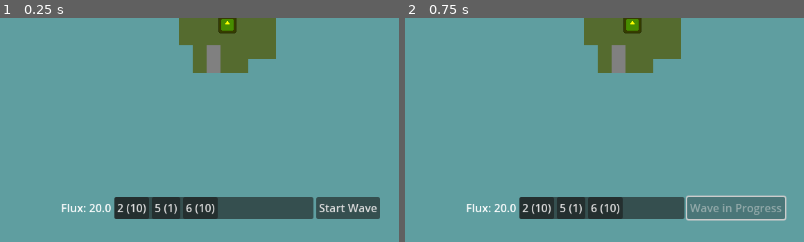
Above: before the commit, frames 1-2 (left to right).
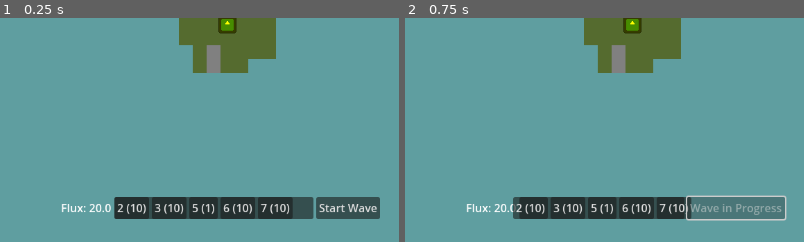
Above: after the commit, the same moments.

Repository: inf-35/tower-defense
Game: Godot game, scene res://island.tscn
Two runs of this game, one before a commit and one after it. Both use one fixed random seed, a clock stepped at 60 frames per second and the inputs below. The engine's default icon, where the game draws it, is replaced by a stand-in: a white triangle on a blue panel in a dark square.
Inputs:
- Up to frame 1 (0.25 s): no input
- Up to frame 2 (0.75 s): click "Start Wave" at 0.5 s
The pictures show only the part of the screen within x 22-72%, y 50-100%; the shares and areas given below are measured in that part.

The runs differ from the first frame. In frame 1, 1.9% of the frame differs, in the area x 38-74%, y 79-90%; in frame 2, 2.2%, in the area x 27-72%, y 79-90%.

Commit message:
implemented effect scheduling

Diff:
--- a/Data/Effects/_catalyst.gd
+++ b/Data/Effects/_catalyst.gd
@@ -2,7 +2,7 @@
 class_name CatalystEffect
 
 @export var params: Dictionary = {
-	"hooks": [], #array of vector2i adjacencies/hooks, where neighbouring towers can slot into
+	"hooks": [], #array of relative vector2i offsets, where neighbouring towers can slot into
 }
 
 var state: Dictionary = {
@@ -26,14 +26,22 @@
 		push_error("received wrong adjacency report. pivot:  ", adjacency_data.pivot, " received by: ", instance.host)
 		return
 
-	var hooks: Array[Vector2i] = instance.params.hooks as Array[Vector2i]
-	var catalyst_effects: Dictionary[Tower, Array] = instance.state.catalyst_effects as Dictionary[Tower, Array]
-	var adjacent_towers: Array[Tower] = adjacency_data.adjacent_towers.values()
+	var hooks: Array[Vector2i]; hooks.assign(instance.params.hooks)
+	var catalyst_effects: Dictionary = instance.state.catalyst_effects #Dictionary[Tower, Array[EffectPrototype]]
+	var adjacencies: Dictionary[Vector2i, Tower] = adjacency_data.adjacent_towers
+	var hooked_towers: Array[Tower] = [] #stores towers which are located on "hook" tiles.
 
 	var element_list: Dictionary[Towers.Element, int] = {}
-	for tower: Tower in adjacent_towers:
+	for adjacency: Vector2i in adjacencies:
+		if not hooks.has(adjacency): #filter out adjacencies that are not hooks
+			continue
+
+		var tower: Tower = adjacencies[adjacency]
+		hooked_towers.append(tower) #add tower to the list of towers concerned (see line 63)
+
 		var element: Towers.Element = Towers.get_tower_element(tower.type)
-		if not element_list.has(element):
+
+		if not element_list.has(element): #create element lit, see catalyst_recipes
 			element_list[element] = 1
 		else:
 			element_list[element] += 1
@@ -44,18 +52,25 @@
 		return
 
 	var recipe: CatalystRecipes.CatalystRecipe = result as CatalystRecipes.CatalystRecipe
+
 	if instance.state.current_recipe == recipe:
 		return #no change in recipe
 	else:
 		instance.state.current_recipe = recipe
 	#clear existing effects
 	for affected_tower: Tower in catalyst_effects:
-		for effect_instance: EffectInstance in catalyst_effects[affected_tower]:
-			affected_tower.remove_effect(effect_instance.effect_prototype)
+		for effect_prototype: EffectPrototype in catalyst_effects[affected_tower]:
+			affected_tower.remove_effect(effect_prototype)
 	#add new effects
-	for adjacent_tower: Tower in adjacent_towers:
+	for adjacent_tower: Tower in hooked_towers:
 		var adjacent_tower_element: Towers.Element = Towers.get_tower_element(adjacent_tower.type)
 		if not recipe.effects.has(adjacent_tower_element): #adjacent tower's element does not fall under any effect
 			continue
 
-		adjacent_tower.apply_effect(recipe.effects[adjacent_tower_element])
+		var effect_to_apply: EffectPrototype = recipe.effects[adjacent_tower_element]
+		adjacent_tower.apply_effect(effect_to_apply)
+
+		if not catalyst_effects.has(adjacent_tower): #record this new effect down under the affected tower
+			catalyst_effects[adjacent_tower] = effect_to_apply
+		else:
+			catalyst_effects[adjacent_tower].append(effect_to_apply)
--- /dev/null
+++ b/Data/Effects/_on_attack_debug.gd
@@ -0,0 +1,21 @@
+extends EffectPrototype
+class_name AttackDebugEffect
+
+@export var params: Dictionary = {
+	"message": "pew pew!",
+}
+
+var state: Dictionary = {
+	"counter" = 0
+}
+
+func _handle_event(instance: EffectInstance, event : GameEvent):
+	if event.event_type != GameEvent.EventType.HIT_DEALT:
+		return
+
+	assert(instance.params.has("message") and instance.state.has("counter"))
+
+	var hit_data: HitReportData = event.data as HitReportData
+
+	print(instance.params.message," ",instance.state.counter)
+	instance.state.counter += 1
--- a/Data/effect_instance.gd
+++ b/Data/effect_instance.gd
@@ -16,8 +16,9 @@
 		#if stack <= 0:
 			#free()
 
+var params: Dictionary = {} #for input parameters
+var state: Dictionary = {} #for internal state variables
 
-var params: Dictionary = {}
 const GLOBAL_RECURSION_LIMIT: int = 0 #limit for effect recursion; see Unit effect parsing
 
 var host: Unit #to which unit does this effect apply onto
@@ -35,10 +36,8 @@
 
 	host = _host
 	effect_prototype.attach_handler.call(self)
-	host.on_event.connect(_handle_event_unfiltered)
 
-
-func _handle_event_unfiltered(event: GameEvent) -> void:
+func handle_event_unfiltered(event: GameEvent) -> void: #called by Unit in setup_event_bus
 	if not is_instance_valid(host): #reject if host is dead
 		return
 
--- a/Data/effect_prototype.gd
+++ b/Data/effect_prototype.gd
@@ -7,8 +7,17 @@
 var event_hooks: Array[GameEvent.EventType] #just for information, the event hooks can be found in per-handler behaviour
 var duration: float = -1.0 #negative = permanent
 
-#neat container for arbitrary params
-#@export params: Dictionary = {} (please find in sub-classes)
+#data containers
+#@export abstract var params: Dictionary = {} #used for input params. should be exported to inspector.
+#abstract var state: Dictionary = {} #used for internal state variables. should not be exposed.
+
+enum Schedule { #schedule categories, used to enforce determinstic ordering of effects
+	MULTIPLICATIVE,
+	ADDITIVE,
+	REACTIVE,
+}
+
+@export var schedule: Schedule = Schedule.REACTIVE #NOTE: schedule is a purely effect_prototype-handled variable
 
 #inject handler functions into EffectInstance
 var attach_handler: Callable = _handle_attach
@@ -29,14 +38,16 @@
 	pass #override in sub-classes
 
 func create_instance() -> EffectInstance:
-	assert("params" in self) #ensure that the subclass has the variable params
-	assert("state" in self) #ensure that the subclass has the variable state
+	assert("params" in self) #ensure that the subclass has parameters
+	assert("state" in self) #ensure that the subclass has state
 
 	var effect_instance := EffectInstance.new()
 	effect_instance.effect_type = effect_type
 	effect_instance.event_hooks = event_hooks
 	effect_instance.duration = duration
 	effect_instance.effect_prototype = self as EffectPrototype
-	effect_instance.params = self.params
+
+	effect_instance.params = self.params.duplicate(true)
+	effect_instance.state = self.state.duplicate(true)
 
 	return effect_instance
--- a/Indexes/catalyst_recipes.gd
+++ b/Indexes/catalyst_recipes.gd
@@ -32,12 +32,16 @@
 var catalyst_recipes: Array[CatalystRecipe] = [
 	CatalystRecipe.new(
 		{Towers.Element.KINETIC: 1},
+		{},
+	),
+	CatalystRecipe.new(
+		{Towers.Element.KINETIC: 2},
 		{}
 	)
 ]
 
 static func get_element_count(element_list: Dictionary[Towers.Element, int]) -> int:
-	var counter: int = 0
+	var counter: int = 0 #count the number of components in a element list.
 	for element_stack: int in element_list.values():
 		counter += element_stack
 	return counter
@@ -47,9 +51,15 @@
 	var record_length: int = 0
 	var element_count: int = get_element_count(element_list)
 
+	if element_count == 0: #early return for empty lists
+		return
+
 	for recipe: CatalystRecipe in catalyst_recipes:
 		var recipe_element_count: int = recipe.get_element_count()
 		if element_count < recipe_element_count: #ignore recipes which take more elements than we have
+			continue
+
+		if recipe_element_count < record_length: #ignore recipes which are less relevant anyways
 			continue
 
 		var sufficient: bool = recipe.check_sufficiency_with(element_list)
--- a/Singletons/player.gd
+++ b/Singletons/player.gd
@@ -41,6 +41,8 @@
 		blueprints.append_array([
 			Blueprint.new(Towers.Type.TURRET),
 			Blueprint.new(Towers.Type.PALISADE),
+			Blueprint.new(Towers.Type.CATALYST),
+			Blueprint.new(Towers.Type.FROST_TOWER),
 		])
 	add_blueprint(Blueprint.new(Towers.Type.BLUEPRINT_HARVESTER))
 
--- a/Singletons/towers.gd
+++ b/Singletons/towers.gd
@@ -75,13 +75,13 @@
 		preload("res://Units/Towers/catalyst/catalyst.tscn"),
 		Element.ARCANE,
 		2,
-		10.0,
+		1.0, #TODO: make sure you change this to 10.0
 	)
 }
 
 var tower_prototypes: Dictionary[Type, Tower] = {} #prototypical towers created and stored as reference
 
-func get_tower_stat(tower_type: Type, attr: Attributes.id):
+func get_tower_stat(tower_type: Type, attr: Attributes.id): #gets a tower's stat based off an unmodified prototype
 	if not tower_prototypes.has(tower_type): #if no prototype
 		tower_prototypes[tower_type] = create_tower(tower_type) #create prototypical tower
 
--- a/UnitComponents/modifiers_component.gd
+++ b/UnitComponents/modifiers_component.gd
@@ -70,22 +70,22 @@
 	var product_mult := 1.0 #consolidated multiplication figure
 	var override = null #force-set figure, null if no such modifier exists
 
-	var best_modifier_by_source_id: Dictionary[int, Modifier] = {} #best_modifier_by_source_id[source_id] -> Modifier
-	#this prevents endless stacking by a single unit
-	for modifier: Modifier in _modifiers:
-		if modifier.attribute != attr:
-			continue
-
-		var source_id: int = modifier.source_id
-		if not best_modifier_by_source_id.has(source_id):
-			best_modifier_by_source_id[source_id] = modifier
-			continue
-
-		var modifier_to_beat: Modifier = best_modifier_by_source_id[source_id]
-		if abs(modifier.additive) > abs(modifier_to_beat.additive) or abs(modifier.multiplicative - 1) > abs(modifier_to_beat.multiplicative - 1):
-			best_modifier_by_source_id[source_id] = modifier
-
-	for modifier: Modifier in best_modifier_by_source_id.values(): #run over strongest attribute per source
+	#var best_modifier_by_source_id: Dictionary[int, Modifier] = {} #best_modifier_by_source_id[source_id] -> Modifier
+	##this prevents endless stacking by a single unit
+	#for modifier: Modifier in _modifiers:
+		#if modifier.attribute != attr:
+			#continue
+		#
+		#var source_id: int = modifier.source_id
+		#if not best_modifier_by_source_id.has(source_id):
+			#best_modifier_by_source_id[source_id] = modifier
+			#continue
+		#
+		#var modifier_to_beat: Modifier = best_modifier_by_source_id[source_id]
+		#if abs(modifier.additive) > abs(modifier_to_beat.additive) or abs(modifier.multiplicative - 1) > abs(modifier_to_beat.multiplicative - 1):
+			#best_modifier_by_source_id[source_id] = modifier
+	#TODO: decide whether we want per-unit filtering
+	for modifier: Modifier in _modifiers: #run over strongest attribute per source
 		if modifier.attribute != attr:
 			continue
 
--- a/UnitComponents/tower.gd
+++ b/UnitComponents/tower.gd
@@ -23,6 +23,7 @@
 		movement_component.position = Island.cell_to_position(tower_position)
 
 func _ready():
+	_setup_event_bus()
 	_attach_intrinsic_effects()
 	_create_components()
 	_prepare_components()
@@ -35,6 +36,6 @@
 		var event := GameEvent.new()
 		event.event_type = GameEvent.EventType.ADJACENCY_UPDATED
 		event.data = adjacency_data
-		print(adjacency_data.adjacent_towers)
+
 		on_event.emit(event)
 	)
--- a/UnitComponents/unit.gd
+++ b/UnitComponents/unit.gd
@@ -14,7 +14,11 @@
 
 @export var intrinsic_effects: Array[EffectPrototype] #effect prototypes that come with the unit type
 var effect_prototypes: Array[EffectPrototype] #for prototypes created during runtime
-var effects: Array[EffectInstance]
+var effects: Dictionary[EffectPrototype.Schedule, Array] = {
+	EffectPrototype.Schedule.MULTIPLICATIVE: [],
+	EffectPrototype.Schedule.ADDITIVE: [],
+	EffectPrototype.Schedule.REACTIVE: [],
+} #sorted by Schedule, see EffectPrototype. each array contains EffectInstances
 
 signal on_event(event: GameEvent) #polymorphic event bus
 signal died()
@@ -26,7 +30,7 @@
 #runtime
 var _cooldown: float
 
-func _create_components():
+func _create_components() -> void:
 	if modifiers_component == null:
 		var n_modifiers_component: = ModifiersComponent.new()
 		add_child(n_modifiers_component)
@@ -35,7 +39,7 @@
 		n_movement_component.movement_data = preload("res://Data/Movement/immobile_mvmt.tres")
 		add_child(n_movement_component)
 
-func _prepare_components():
+func _prepare_components() -> void:
 	unit_id = References.assign_unit_id()
 
 	died.connect(func():
@@ -81,17 +85,25 @@
 		on_event.emit(evt)
 	)
 
+func _setup_event_bus() -> void:
+	on_event.connect(func(event: GameEvent):
+		for schedule_class: EffectPrototype.Schedule in effects:
+			var scheduled_effects: Array = effects[schedule_class]
+			for effect_instance: EffectInstance in scheduled_effects:
+				effect_instance.handle_event_unfiltered(event)
+	)
+
 func apply_effect(effect_prototype: EffectPrototype) -> void:
 	effect_prototypes.append(effect_prototype)
 
 	var effect_instance: EffectInstance = effect_prototype.create_instance()
 	effect_instance.attach_to(self)
-	effects.append(effect_instance)
+	effects[effect_prototype.schedule].append(effect_instance)
 
 func remove_effect(effect_prototype: EffectPrototype) -> void:
 	var effects_to_remove: Array[EffectInstance] = []
 
-	for effect_instance: EffectInstance in effects: #remove all child EffectInstances
+	for effect_instance: EffectInstance in effects[effect_prototype.schedule]: #remove all child EffectInstances
 		if effect_instance.effect_prototype == effect_prototype:
 			effects_to_remove.append(effect_instance)
 
@@ -103,6 +115,7 @@
 	effect_prototypes.erase(effect_prototype)
 
 func _ready():
+	_setup_event_bus()
 	_attach_intrinsic_effects()
 	_create_components()
 	_prepare_components()
@@ -133,7 +146,7 @@
 
 	var benchmark: float = health_component.health
 	health_component.health -= evt.data.damage
-	var delta_health: float = benchmark - health_component.health #measured damage caused
+	var delta_health: float = benchmark - health_component.health #measure damage caused
 	#compose a hit report, and send it to the source of the hit
 	var hit_report := HitReportData.new()
 	hit_report.damage_caused = delta_health
--- a/Units/Towers/blueprint_harvester/blueprint_harvester.tscn
+++ b/Units/Towers/blueprint_harvester/blueprint_harvester.tscn
@@ -14,12 +14,13 @@
 params = {
 "blueprint_pool": [1, 2, 3, 4, 5]
 }
+schedule = 0
 metadata/_custom_type_script = "uid://bhssb1tl7sd1q"
 
 [node name="BlueprintHarvester" type="Node2D" node_paths=PackedStringArray("graphics", "modifiers_component", "health_component", "movement_component")]
 z_index = 1
 script = ExtResource("1_ein27")
-type = 4
+type = 5
 graphics = NodePath("Graphics")
 modifiers_component = NodePath("ModifiersComponent")
 health_component = NodePath("HealthComponent")
--- a/Units/Towers/cannon/cannon.tscn
+++ b/Units/Towers/cannon/cannon.tscn
@@ -13,7 +13,7 @@
 [node name="Cannon" type="Node2D" node_paths=PackedStringArray("graphics", "modifiers_component", "health_component", "movement_component", "range_component", "attack_component")]
 z_index = 1
 script = ExtResource("1_2qmy6")
-type = 3
+type = 4
 graphics = NodePath("Graphics")
 modifiers_component = NodePath("ModifiersComponent")
 health_component = NodePath("HealthComponent")
--- a/Units/Towers/catalyst/catalyst.tscn
+++ b/Units/Towers/catalyst/catalyst.tscn
@@ -12,7 +12,7 @@
 [node name="Catalyst" type="Node2D" node_paths=PackedStringArray("graphics", "modifiers_component", "health_component", "movement_component")]
 z_index = 1
 script = ExtResource("1_ri254")
-type = 4
+type = 7
 graphics = NodePath("Graphics")
 modifiers_component = NodePath("ModifiersComponent")
 health_component = NodePath("HealthComponent")
--- a/Units/Towers/frost_tower/frost_tower.tscn
+++ b/Units/Towers/frost_tower/frost_tower.tscn
@@ -16,7 +16,7 @@
 [node name="FrostTower" type="Node2D" node_paths=PackedStringArray("graphics", "modifiers_component", "health_component", "movement_component", "range_component", "attack_component")]
 z_index = 1
 script = ExtResource("1_8tw53")
-type = 2
+type = 3
 graphics = NodePath("Graphics")
 modifiers_component = NodePath("ModifiersComponent")
 health_component = NodePath("HealthComponent")
--- a/Units/Towers/player_core/player_core.tscn
+++ b/Units/Towers/player_core/player_core.tscn
@@ -13,6 +13,7 @@
 [node name="PlayerCore" type="Node2D" node_paths=PackedStringArray("graphics", "modifiers_component", "movement_component")]
 z_index = 1
 script = ExtResource("1_2li7g")
+type = 1
 graphics = NodePath("Graphics")
 modifiers_component = NodePath("ModifiersComponent")
 movement_component = NodePath("MovementComponent")
--- a/Units/Towers/turret/turret.tscn
+++ b/Units/Towers/turret/turret.tscn
@@ -1,6 +1,8 @@
-[gd_scene load_steps=10 format=3 uid="uid://cjv7g5iwxihva"]
+[gd_scene load_steps=13 format=3 uid="uid://cjv7g5iwxihva"]
 
 [ext_resource type="Script" uid="uid://glk50fqtygyn" path="res://UnitComponents/tower.gd" id="1_lj076"]
+[ext_resource type="Script" uid="uid://cvqwjq7kfsrua" path="res://Data/effect_prototype.gd" id="2_6ogs4"]
+[ext_resource type="Script" uid="uid://c3opiy5vich7i" path="res://Data/Effects/_on_attack_debug.gd" id="3_i3qpa"]
 [ext_resource type="Script" uid="uid://bj2kqlul6w1an" path="res://UnitComponents/movement_component.gd" id="3_soln4"]
 [ext_resource type="Resource" uid="uid://ce3mgj1gxv4wo" path="res://Data/Movement/immobile_mvmt.tres" id="4_joj2e"]
 [ext_resource type="Script" uid="uid://b016qjmysn53e" path="res://UnitComponents/health_component.gd" id="5_liko0"]
@@ -10,15 +12,25 @@
 [ext_resource type="Resource" uid="uid://b026mhuu7c8a1" path="res://Units/Towers/turret/turret_attack.tres" id="8_rghec"]
 [ext_resource type="Script" uid="uid://bpd0vj57rmxpn" path="res://UnitComponents/modifiers_component.gd" id="9_hp3w6"]
 
+[sub_resource type="Resource" id="Resource_uhk0q"]
+script = ExtResource("3_i3qpa")
+params = {
+"message": "pew pew!"
+}
+schedule = 2
+metadata/_custom_type_script = "uid://c3opiy5vich7i"
+
 [node name="Turret" type="Node2D" node_paths=PackedStringArray("graphics", "modifiers_component", "health_component", "movement_component", "range_component", "attack_component")]
 z_index = 1
 script = ExtResource("1_lj076")
+type = 2
 graphics = NodePath("Graphics")
 modifiers_component = NodePath("ModifiersComponent")
 health_component = NodePath("HealthComponent")
 movement_component = NodePath("MovementComponent")
 range_component = NodePath("RangeComponent")
 attack_component = NodePath("AttackComponent")
+intrinsic_effects = Array[ExtResource("2_6ogs4")]([SubResource("Resource_uhk0q")])
 metadata/_custom_type_script = "uid://glk50fqtygyn"
 
 [node name="MovementComponent" type="Node" parent="."]
Not shown, added: Data/Effects/_on_attack_debug.gd.uid
